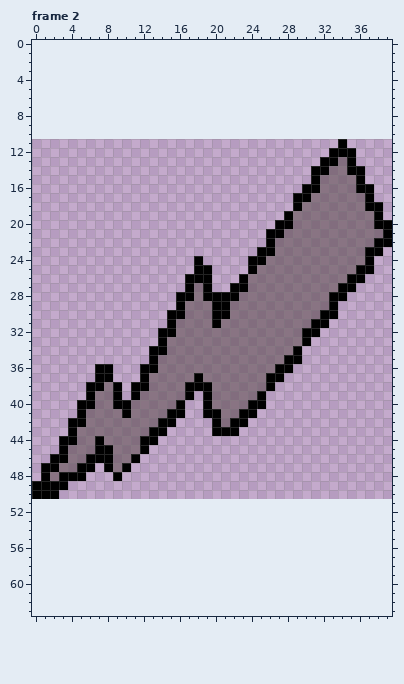
One commit to this pixel-art file: assets/sprites/raw/power_bolt.ase. Above is the file before it was changed.
40x40 pixels, 2 frames. Colours within 5 levels of each other are drawn and written as one. Shown: frame 2. The old version is drawn lined up with the new one, on the new canvas. The commit also changed other frames, which this record leaves out.
Now the later version:
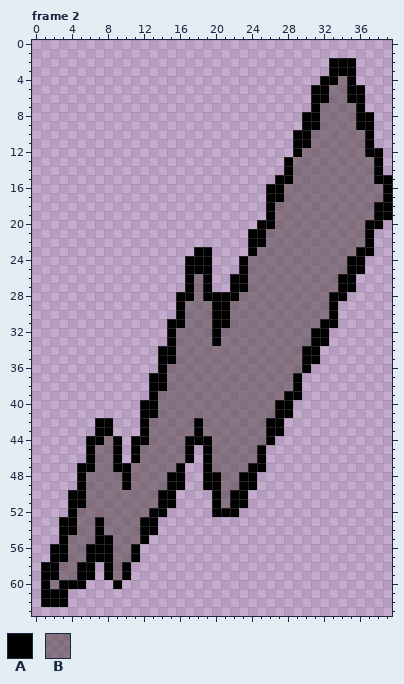
Palette (. is transparent): A #000000  B #55444488
Changes in this commit:
canvas 40x40 -> 40x64, the old top-left corner now at 0,11
--- frame 2
@@ x 15..39 @@
  1 .........................
- 2 .........................
- 3 .........................
- 4 .........................
- 5 .........................
- 6 .........................
- 7 .........................
- 8 .........................
- 9 .........................
-10 .........................
-11 ...................A.....
-12 ..................AAA....
-13 .................AABA....
-14 ................AABBAA...
-15 ................ABBBBA...
-16 ...............AABBBBAA..
-17 ..............AABBBBBBA..
-18 ..............ABBBBBBBAA.
-19 .............ABBBBBBBBBA.
-20 ............AABBBBBBBBBAA
-21 ...........AABBBBBBBBBBBA
-22 ...........ABBBBBBBBBBBAA
-23 ..........AABBBBBBBBBBAA.
-24 ...A.....AABBBBBBBBBBBA..
-25 ...AA....ABBBBBBBBBBBAA..
-26 ..AAA...ABBBBBBBBBBBAA...
+ 2 ..................AAA....
+ 3 ..................AAA....
+ 4 .................AABA....
+ 5 ................AABBAA...
+ 6 ................AABBAA...
+ 7 ................ABBBBA...
+ 8 ...............AABBBBAA..
+ 9 ...............AABBBBAA..
+10 ..............AABBBBBBA..
+11 ..............AABBBBBBA..
+12 ..............ABBBBBBBAA.
+13 .............ABBBBBBBBBA.
+14 .............ABBBBBBBBBA.
+15 ............AABBBBBBBBBAA
+16 ...........AABBBBBBBBBBBA
+17 ...........AABBBBBBBBBBBA
+18 ...........ABBBBBBBBBBBAA
+19 ...........ABBBBBBBBBBBAA
+20 ..........AABBBBBBBBBBAA.
+21 .........AABBBBBBBBBBBA..
+22 .........AABBBBBBBBBBBA..
+23 ...AA....ABBBBBBBBBBBAA..
+24 ..AAA...ABBBBBBBBBBBAA...
+25 ..AAA...ABBBBBBBBBBBAA...
+26 ..ABA..AABBBBBBBBBBAA....
 27 ..ABA..AABBBBBBBBBBAA....
@@ x 0..39 @@
 29 ................ABBBAABBBBBBBBBBBA......
-30 ...............AABBBAABBBBBBBBBBAA......
-31 ...............ABBBBABBBBBBBBBBAA.......
-32 ..............AABBBBBBBBBBBBBBAA........
-33 ..............ABBBBBBBBBBBBBBBA.........
-34 .............AABBBBBBBBBBBBBBA..........
-35 .............ABBBBBBBBBBBBBBAA..........
-36 .......AA...AABBBBBBBBBBBBBAA...........
-37 .......AA...ABBBBBABBBBBBBAA............
-38 ......AABA.AABBBBAAABBBBBBA.............
-39 ......ABBA.ABBBBBA.ABBBBBA..............
-40 .....AABBAABBBBBA..ABBBBAA..............
-41 .....ABBBBABBBBAA..AABBAA...............
-42 ....AABBBBBBBBAA....ABAA................
-43 ....ABBBBBBBBAA.....AAA.................
-44 ...AABBABBBBAA..........................
-45 ...ABBBAABBBA...........................
-46 ..AABBAAABBA............................
-47 .AABBAA.ABA.............................
-48 .ABAAA...A..............................
-49 AAAA....................................
-50 AAA.....................................
-51 ........................................
-52 ........................................
-53 ........................................
-54 ........................................
-55 ........................................
-56 ........................................
-57 ........................................
-58 ........................................
-59 ........................................
-60 ........................................
-61 ........................................
-62 ........................................
+30 ................ABBBAABBBBBBBBBBBA......
+31 ...............AABBBAABBBBBBBBBBAA......
+32 ...............ABBBBABBBBBBBBBBAA.......
+33 ...............ABBBBABBBBBBBBBBAA.......
+34 ..............AABBBBBBBBBBBBBBAA........
+35 ..............AABBBBBBBBBBBBBBAA........
+36 ..............ABBBBBBBBBBBBBBBA.........
+37 .............AABBBBBBBBBBBBBBA..........
+38 .............AABBBBBBBBBBBBBBA..........
+39 .............ABBBBBBBBBBBBBBAA..........
+40 ............AABBBBBBBBBBBBBAA...........
+41 ............AABBBBBBBBBBBBBAA...........
+42 .......AA...ABBBBBABBBBBBBAA............
+43 .......AA...ABBBBBABBBBBBBAA............
+44 ......AABA.AABBBBAAABBBBBBA.............
+45 ......ABBA.ABBBBBA.ABBBBBA..............
+46 ......ABBA.ABBBBBA.ABBBBBA..............
+47 .....AABBAABBBBBA..ABBBBAA..............
+48 .....ABBBBABBBBAA..AABBAA...............
+49 .....ABBBBABBBBAA..AABBAA...............
+50 ....AABBBBBBBBAA....ABAA................
+51 ....AABBBBBBBBAA....ABAA................
+52 ....ABBBBBBBBAA.....AAA.................
+53 ...AABBABBBBAA..........................
+54 ...AABBABBBBAA..........................
+55 ...ABBBAABBBA...........................
+56 ..AABBAAABBA............................
+57 ..AABBAAABBA............................
+58 .AABBAA.ABA.............................
+59 .AABBAA.ABA.............................
+60 .ABAAA...A..............................
+61 .AAA....................................
+62 .AAA....................................
 63 ........................................
Changed places in both pictures, as pixel boxes (x1, y1, x2, y2):
changed: (185, 58, 392, 283)
changed: (32, 310, 338, 607)
